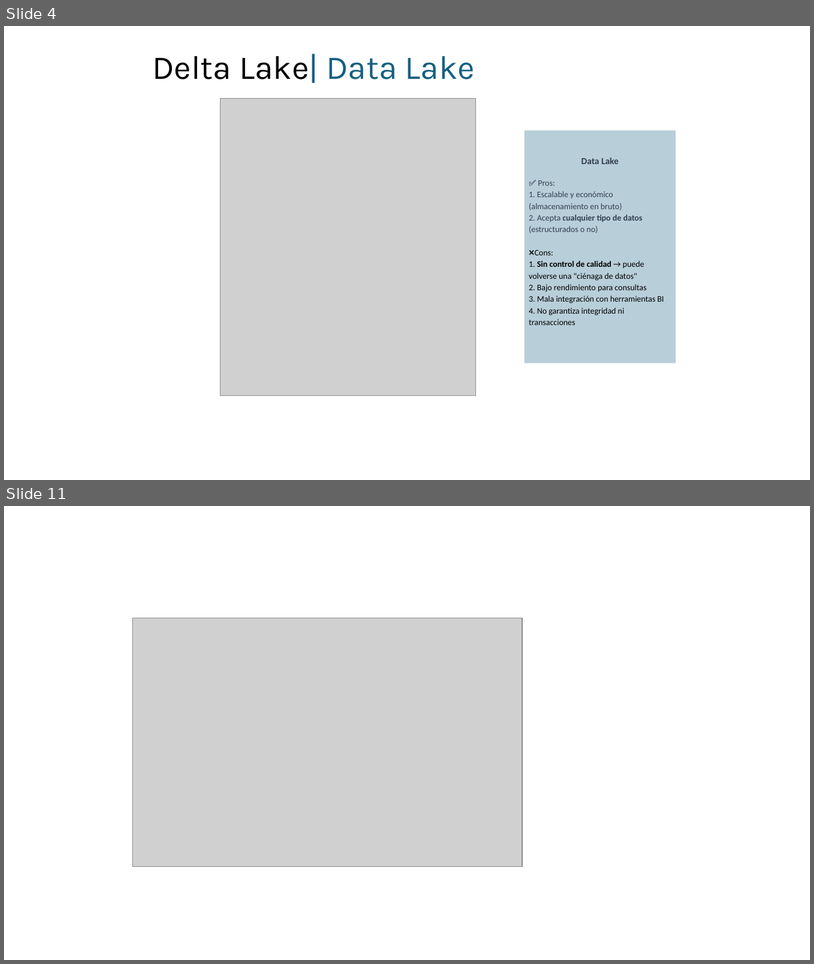
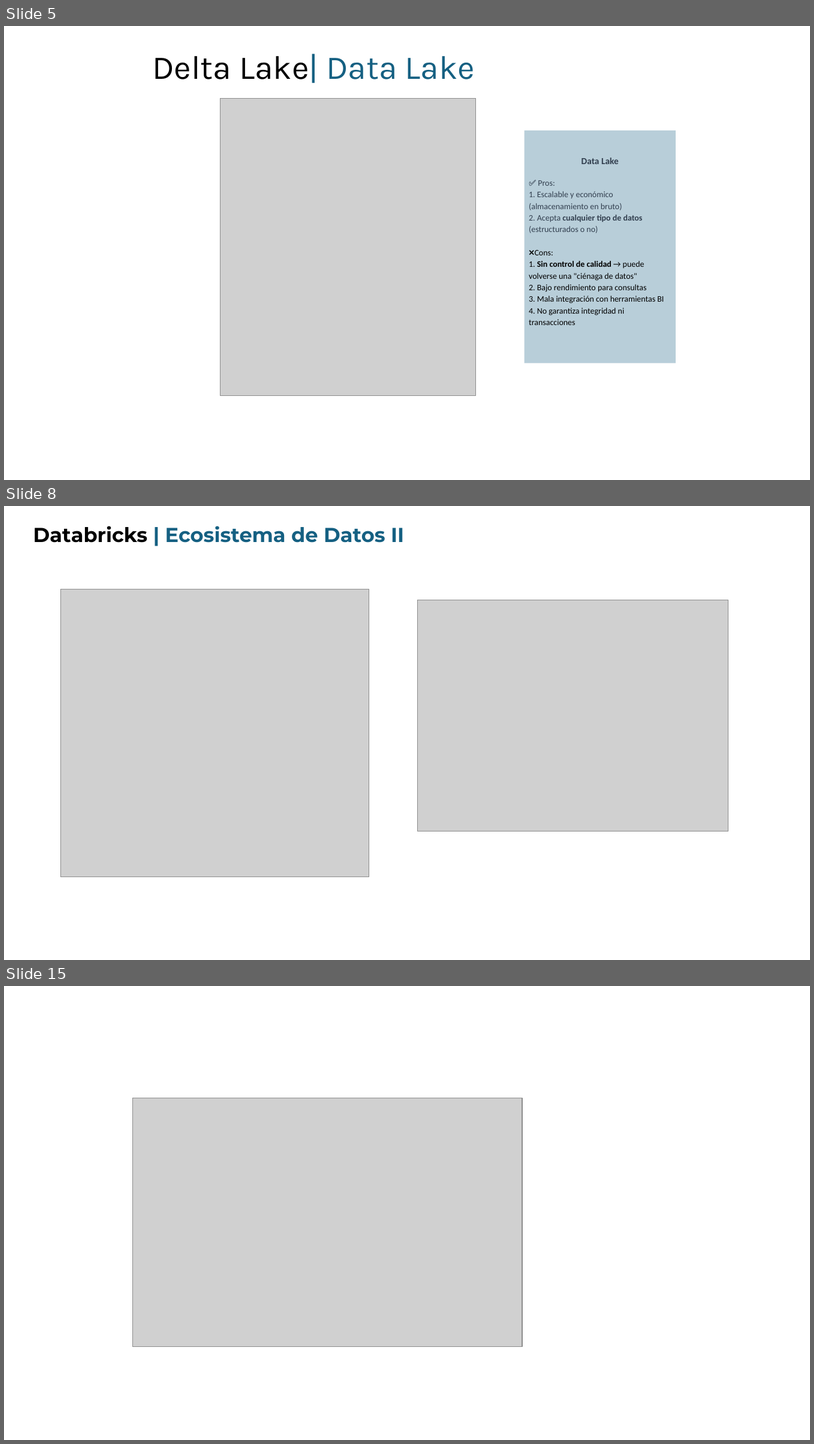
Before and after one commit to jmartinezceste/IEF_Course1_360degreesDatabricks, a slide deck: IEF_360deg_sesion1/Intro.pptx. Shown one above the other, each under a label of ours: slides 4 and 11 before the commit, slides 5, 8 and 15 after it; the slides between them are not shown. The pictures are 814x964 and 814x1444 pixels, drawn with LibreOffice and Linux fonts; fonts in the diff are those of the drawing; grey boxes stand for pictures. Boxes give left, top, right and bottom in pixels: in the first picture for what was removed or moved away, otherwise in the second. Text is boxed around its words. In the diff, an @@ line names an element or a change of style, - is before the commit and + after.

```diff
--- a/IEF_360deg_sesion1/Intro.pptx
+++ b/IEF_360deg_sesion1/Intro.pptx
@@ slide 8 added at (x1=4, y1=506, x2=810, y2=960), background #FFFFFF @@
@@ text added at (x1=33, y1=526, x2=404, y2=543), 24 pt, text #156082, bold @@
+Databricks | Ecosistema de Datos II
@@ picture added at (x1=60, y1=589, x2=369, y2=877) @@
@@ picture added at (x1=418, y1=600, x2=729, y2=831) @@
@@ what was slide 4 is now slide 5 @@
@@ what was slide 11 is now slide 15 @@
```
Also in this commit, not shown: 6 slides changed, 4 other slides added, 1 slide removed.
